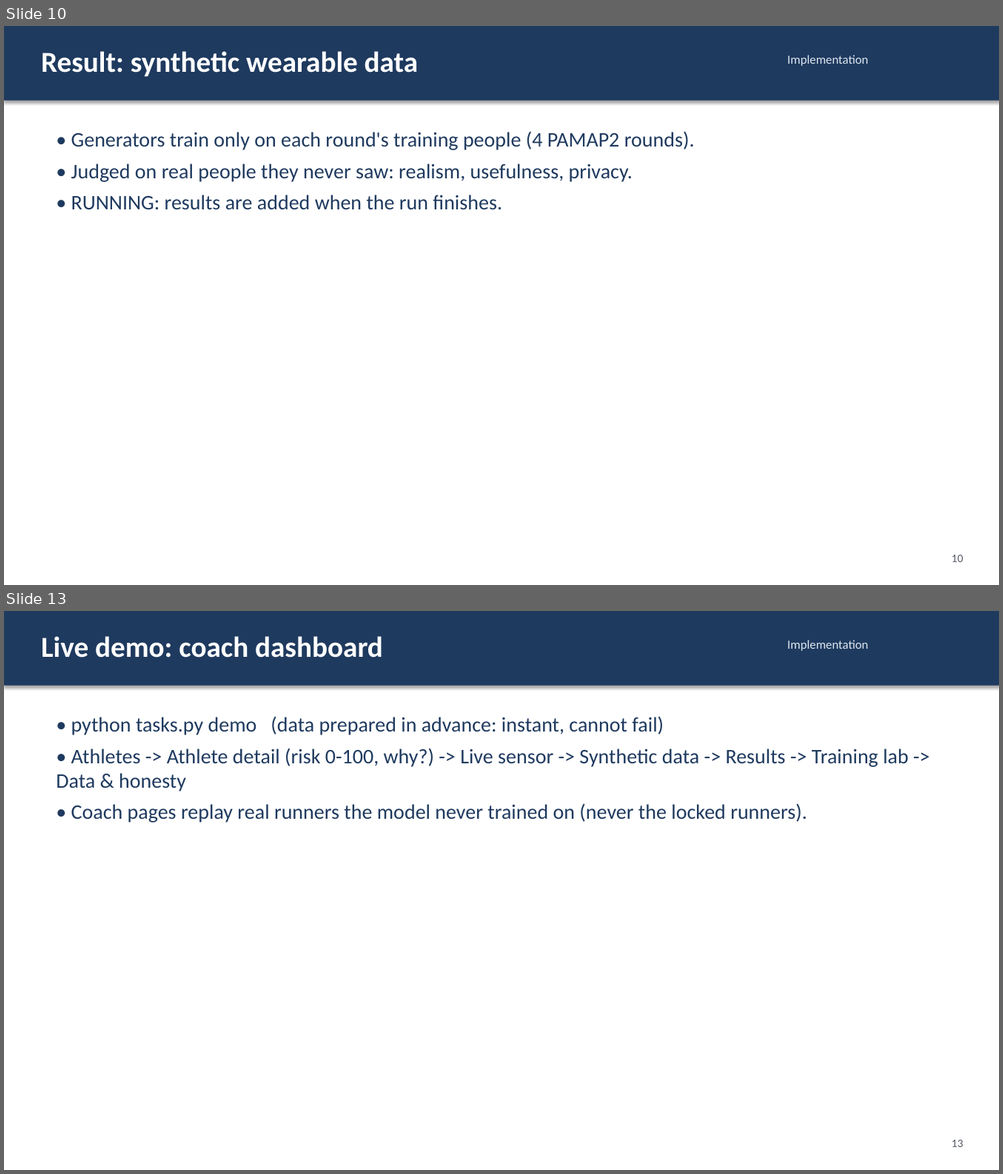
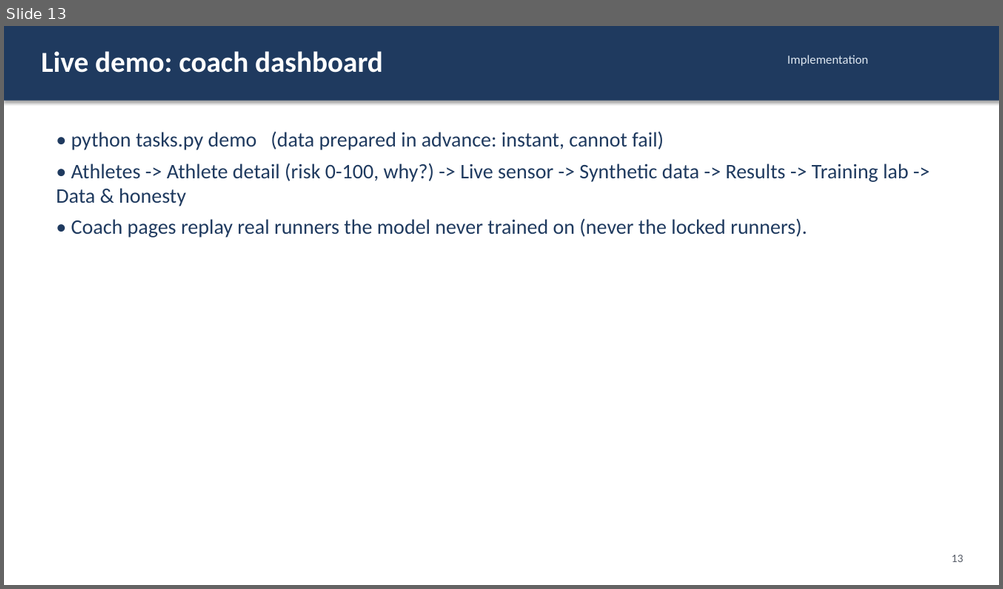
Before and after one commit to NamanJain017/SynAthlete-AIoT, a slide deck: slides/review2.pptx. Shown one above the other, each under a label of ours: slides 10 and 13 before the commit, slide 13 after it; the slides between them are not shown. The pictures are 1003x1174 and 1003x589 pixels, drawn with LibreOffice and Linux fonts; fonts in the diff are those of the drawing. Boxes give left, top, right and bottom in pixels: in the first picture for what was removed or moved away, otherwise in the second. Text is boxed around its words. In the diff, an @@ line names an element or a change of style, - is before the commit and + after.

```diff
--- a/slides/review2.pptx
+++ b/slides/review2.pptx
@@ slide 10 removed at (4, 26, 999, 585), background #FFFFFF @@
@@ rectangle removed at (4, 26, 999, 101) @@
@@ text removed at (41, 51, 418, 76) @@
-Result: synthetic wearable data
@@ text removed at (787, 55, 868, 66) @@
-Implementation
@@ text removed at (71, 131, 694, 210) @@
-• Generators train only on each round's training people (4 PAMAP2 rounds).
-• Judged on real people they never saw: realism, usefulness, privacy.
-• RUNNING: results are added when the run finishes.
@@ text removed at (951, 555, 963, 562) @@
-10
```
Also in this commit, not shown: 7 slides changed, 1 slide added, 8 other files.
